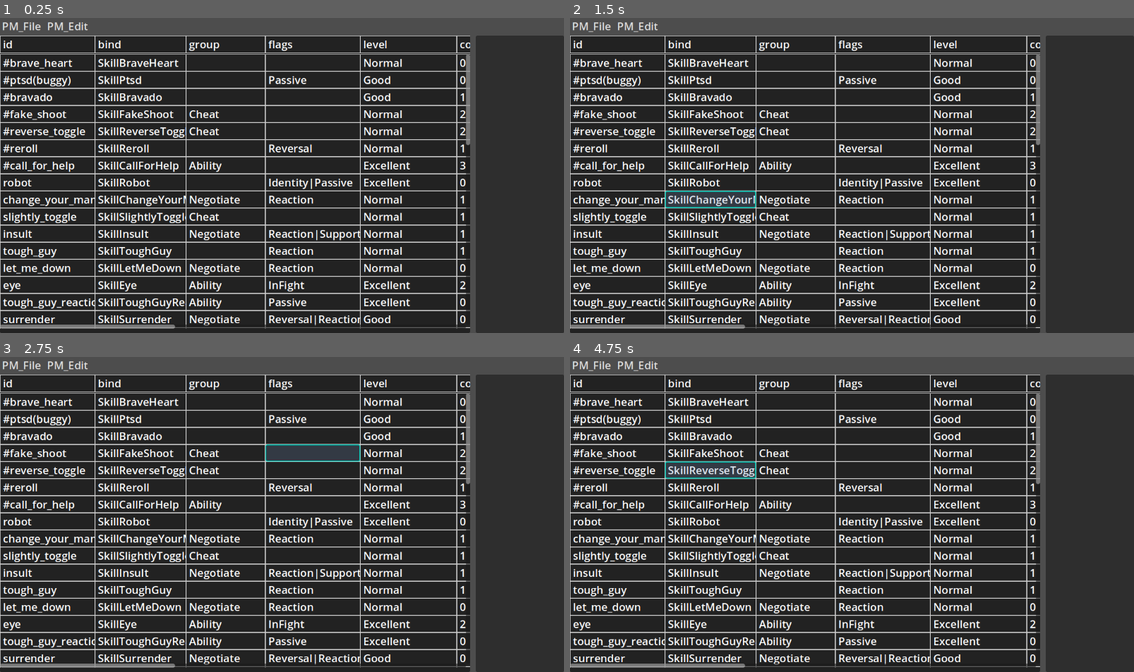
Above: before the commit, frames 1-4 (two rows, left to right).
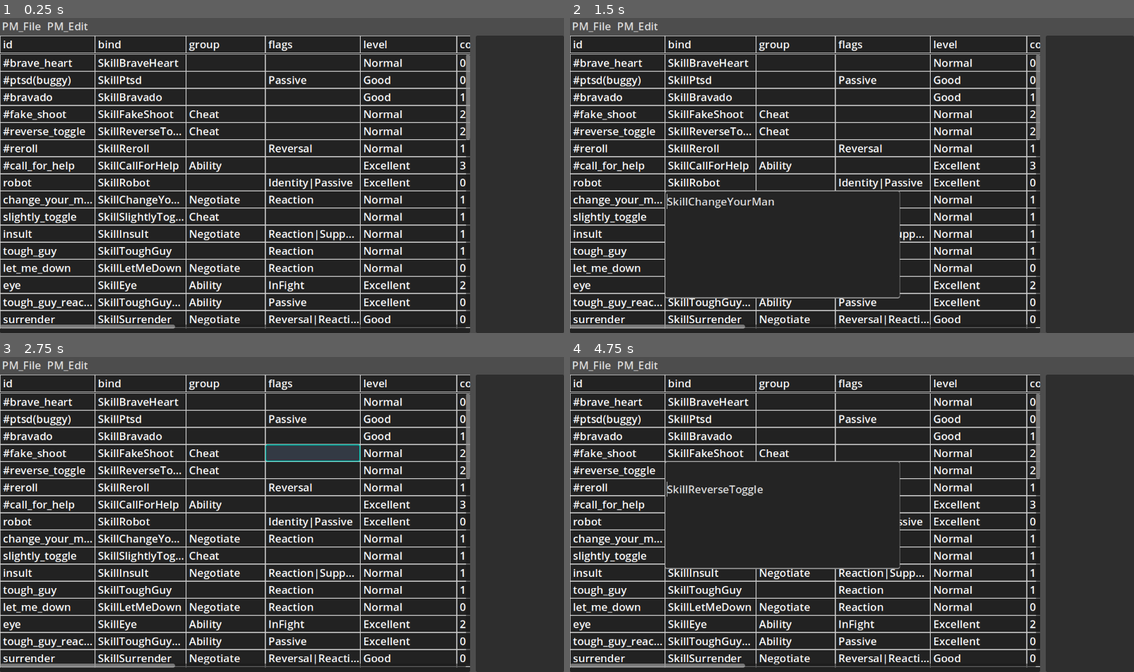
Above: after the commit, the same moments.

Repository: CoolDove/tabro
Game: Godot game, scene res://main.tscn
The game is run twice, just before and just after one commit, with the same random seed, the same clock (stepped at 60 frames per second) and the same inputs.
Inputs (mouse positions are in pixels of both pictures, inside the frame that each line leads up to):
- Up to frame 1 (0.25 s): no input
- Up to frame 2 (1.5 s): tap Enter at 0.5, 0.6 s; move the mouse to (976, 159) at 0.52 s; hold Ctrl 0.53-1.28 s; click (976, 159) at 0.67 s; tap Space at 1.25 s; move the mouse to (739, 191) at 1.27 s; tap Ctrl at 1.35 s; click (739, 191) at 1.42 s
- Up to frame 3 (2.75 s): tap Enter at 1.55, 2, 2.1 s; move the mouse to (338, 445) at 2.02 s; hold Ctrl from 2.03 s (still down); click (338, 445) at 2.17 s
- Up to frame 4 (4.75 s): tap Space at 2.75, 4.25 s; move the mouse to (823, 577) at 2.77 s; release Ctrl at 2.78 s; tap Ctrl at 2.85, 4.35 s; click (823, 577) at 2.92 s; tap Enter at 3.05, 3.5, 3.6, 4.55 s; move the mouse to (1021, 561) at 3.52 s; hold Ctrl 3.53-4.28 s; click (1021, 561) at 3.67 s; tap Escape at 4.15 s; move the mouse to (682, 467) at 4.27 s; click (682, 467) at 4.42 s

The runs differ from the first frame. In frame 1, 0.3% of the frame differs, in the area x 14-84%, y 34-97%; in frame 2, 4.8%; in frame 3, 0.3%; in frame 4, 4.6%.

Commit message:
edit cell value

Diff:
--- a/resources/theme_tabro_default.tres
+++ b/resources/theme_tabro_default.tres
@@ -15,11 +15,66 @@
 corner_radius_bottom_left = 4
 anti_aliasing_size = 0.5
 
+[sub_resource type="StyleBoxFlat" id="StyleBoxFlat_2vkvc"]
+content_margin_left = 4.0
+content_margin_top = 4.0
+content_margin_right = 4.0
+content_margin_bottom = 4.0
+bg_color = Color(0.14117648, 0.14117648, 0.14117648, 1)
+border_width_left = 1
+border_width_top = 1
+border_width_right = 1
+border_width_bottom = 2
+border_color = Color(1, 1, 1, 0.6)
+corner_radius_top_left = 3
+corner_radius_top_right = 3
+corner_radius_bottom_right = 3
+corner_radius_bottom_left = 3
+corner_detail = 5
+
+[sub_resource type="StyleBoxFlat" id="StyleBoxFlat_coj2h"]
+content_margin_left = 4.0
+content_margin_top = 4.0
+content_margin_right = 4.0
+content_margin_bottom = 4.0
+bg_color = Color(0.14117648, 0.14117648, 0.14117648, 1)
+border_width_left = 1
+border_width_top = 1
+border_width_right = 1
+border_width_bottom = 2
+border_color = Color(0, 0, 0, 1)
+corner_radius_top_left = 3
+corner_radius_top_right = 3
+corner_radius_bottom_right = 3
+corner_radius_bottom_left = 3
+corner_detail = 5
+
+[sub_resource type="StyleBoxFlat" id="StyleBoxFlat_v58ho"]
+content_margin_left = 4.0
+content_margin_top = 4.0
+content_margin_right = 4.0
+content_margin_bottom = 4.0
+bg_color = Color(0.20152658, 0.20152658, 0.20152652, 1)
+border_width_left = 1
+border_width_top = 1
+border_width_right = 1
+border_width_bottom = 2
+border_color = Color(0.41981313, 0.41981313, 0.4198131, 1)
+corner_radius_top_left = 3
+corner_radius_top_right = 3
+corner_radius_bottom_right = 3
+corner_radius_bottom_left = 3
+corner_detail = 5
+
 [resource]
 HoverHighlightMark/base_type = &"Panel"
 HoverHighlightMark/styles/panel = SubResource("StyleBoxFlat_ubs4u")
-RichTextLabel/styles/focus = ExtResource("1_ubs4u")
-RichTextLabel/styles/normal = ExtResource("1_ubs4u")
+RichTextLabel/styles/focus = ExtResource("1_coj2h")
+RichTextLabel/styles/normal = ExtResource("1_coj2h")
 TableCell/base_type = &"RichTextLabel"
-TableCell/styles/focus = ExtResource("1_ubs4u")
-TableCell/styles/normal = ExtResource("1_ubs4u")
+TableCell/styles/focus = ExtResource("1_coj2h")
+TableCell/styles/normal = ExtResource("1_coj2h")
+TextEdit/colors/selection_color = Color(0.27640644, 0.54240066, 0.63761353, 1)
+TextEdit/styles/focus = SubResource("StyleBoxFlat_2vkvc")
+TextEdit/styles/normal = SubResource("StyleBoxFlat_coj2h")
+TextEdit/styles/read_only = SubResource("StyleBoxFlat_v58ho")
--- /dev/null
+++ b/scenes/cell_value_edit.gd
@@ -0,0 +1,69 @@
+extends Control
+class_name CellValueEdit
+
+enum CellType { STRING }
+
+@export var initial_value : Variant
+@export var cell_type : CellType
+
+var _editor : Control
+
+var _canceled : bool
+
+signal on_edit_finish(value)
+signal on_edit_cancel
+
+func _init(value: Variant = null, type:CellType=CellType.STRING):
+	self.initial_value = value
+	self.cell_type = type
+
+func _ready():
+	match cell_type:
+		CellType.STRING:
+			var te = _create_text_edit()
+			te.call_deferred("grab_focus")
+			te.focus_exited.connect(func():
+				if _canceled:
+					return
+				on_edit_finish.emit(te.text)
+				queue_free()
+			)
+			_editor = te
+
+func _enter_tree():
+	if _editor != null:
+		_editor.call_deferred("grab_focus")
+
+func _input(e):
+	if e is InputEventMouseButton:
+		var lmpos = get_local_mouse_position()
+		if lmpos.x < 0 or lmpos.y < 0 or lmpos.x >= size.x or lmpos.y >= size.y:
+			_editor.release_focus()
+
+func _create_text_edit() -> TextEdit:
+	var te = TextEdit.new()
+	if initial_value is String:
+		te.text = initial_value
+	te.set_anchors_preset(PRESET_FULL_RECT)
+	add_child(te)
+	te.call_deferred("grab_focus")
+	var script = GDScript.new()
+	script.source_code = """
+extends TextEdit
+signal gui_event_handle(e)
+func _gui_input(e):
+	gui_event_handle.emit(e)
+"""
+
+	script.reload()
+	te.set_script(script)
+	te.connect("gui_event_handle", func(e: InputEvent):
+		if e is InputEventKey:
+			if e.keycode == KEY_ESCAPE and e.pressed:
+				_canceled = true
+				queue_free()
+				on_edit_cancel.emit()
+			elif e.keycode == KEY_ENTER and e.ctrl_pressed:
+				te.release_focus()
+	)
+	return te
--- /dev/null
+++ b/scenes/cell_value_edit.tscn
@@ -0,0 +1,13 @@
+[gd_scene load_steps=2 format=3 uid="uid://dhr070wey5wkb"]
+
+[ext_resource type="Script" uid="uid://bft0hs6o6mjvg" path="res://scenes/cell_value_edit.gd" id="1_66hxt"]
+
+[node name="CellValueEdit" type="Control"]
+layout_mode = 3
+anchors_preset = 15
+anchor_right = 1.0
+anchor_bottom = 1.0
+grow_horizontal = 2
+grow_vertical = 2
+script = ExtResource("1_66hxt")
+metadata/_edit_group_ = true
--- a/scenes/table_edit.gd
+++ b/scenes/table_edit.gd
@@ -6,8 +6,10 @@
 @onready var gridscroller = $ScrollContainer
 @onready var grid = $ScrollContainer/Grid
 
-
 @onready var _grid_hover_highlight_mark = $HoverHighlightMark
+
+
+var cell_value_edit : CellValueEdit
 
 var data : CsvData:
 	get:
@@ -24,6 +26,9 @@
 
 var select_region : Rect2i
 var hover_cell : Vector2i
+var is_hover_cell_valid :bool:
+	get:
+		return hover_cell.x >= 0 and hover_cell.y >= 0
 
 class Field:
 	var name : String
@@ -81,7 +86,7 @@
 	# Visual stuff
 	remove_child(_grid_hover_highlight_mark)
 
-func _input(event):
+func _gui_input(event):
 	if event is InputEventMouseMotion:
 		_update_hover()
 	elif event is InputEventMouseButton:
@@ -90,18 +95,35 @@
 				MOUSE_BUTTON_WHEEL_UP:
 					var th = Main.instance.theme
 					th.default_font_size = min(th.default_font_size + 1, cell_height)
+					refresh()
 				MOUSE_BUTTON_WHEEL_DOWN:
 					var th = Main.instance.theme
 					th.default_font_size = max(th.default_font_size - 1, 6)
+					refresh()
+		else:
+			match event.button_index:
+				MOUSE_BUTTON_LEFT:
+					if is_hover_cell_valid:
+						var celledit = _get_celledit_from_hover_cell(hover_cell)
+						var data_row_idx = hover_cell.y + 1
+						var data_col_idx = hover_cell.x
+						if celledit != null:
+							var edit = CellValueEdit.new(data.records[data_row_idx][data_col_idx], CellValueEdit.CellType.STRING)
+							edit.size = Vector2(480, 220)
+							add_child(edit)
+							edit.global_position = celledit.global_position
+							cell_value_edit = edit
+							edit.on_edit_finish.connect(func(value):
+								data.records[data_row_idx][data_col_idx] = value
+								call_deferred("refresh")
+							)
 		_update_hover()
-
-func _auto_adjust_cellheight():
-	cell_height = max(Main.instance.theme.default_font_size + 4, 32)
 
 func _update_hover():
 	var grid_mpos = gridscroller.get_local_mouse_position()
 	var new_hover_cell
-	if grid_mpos.x < 0 or grid_mpos.y < 0 or grid_mpos.x > gridscroller.size.x or grid_mpos.y > gridscroller.size.y:
+	var is_outside = grid_mpos.x < 0 or grid_mpos.y < 0 or grid_mpos.x > gridscroller.size.x or grid_mpos.y > gridscroller.size.y
+	if is_outside or cell_value_edit != null:
 		new_hover_cell = Vector2i(-1,-1)
 	else:
 		var hovery = floori((grid_mpos.y + gridscroller.scroll_vertical) / cell_height)
@@ -161,8 +183,7 @@
 		fields.push_back(field)
 
 		# Set field edit
-		celledit.vertical_alignment = VERTICAL_ALIGNMENT_CENTER
-		celledit.theme_type_variation = "TableCell"
+		_initialize_celledit(celledit)
 		celledit.text = f
 		celledit.custom_minimum_size = Vector2(field.width, titleline.size.y)
 
@@ -189,11 +210,28 @@
 		for f in range(0, row.size()):
 			var celledit = linectnr.get_child(f)
 			# Set cell edit
-			celledit.vertical_alignment = VERTICAL_ALIGNMENT_CENTER
-			celledit.theme_type_variation = "TableCell"
-			celledit.text = "%s" % row[f]
-			celledit.set("clip_text", true)
+			_initialize_celledit(celledit)
+			var content = row[f]
+			if content is String:
+				var n = content.find("\n")
+				if n != -1:
+					celledit.text = "%s…" % content.substr(0, n)
+				else:
+					celledit.text = content
+			else:
+				celledit.text = "%s" % content
 			celledit.custom_minimum_size = Vector2(fields[f].width, cell_height)
+	cell_height = max(Main.instance.theme.default_font_size + 12, 32)
+
+# You can always call this after either creating a celledit or getting from a pool
+func _initialize_celledit(celledit: Label):
+	celledit.size_flags_vertical = Control.SIZE_EXPAND_FILL
+	celledit.vertical_alignment = VERTICAL_ALIGNMENT_CENTER
+	celledit.theme_type_variation = "TableCell"
+	celledit.autowrap_mode = TextServer.AUTOWRAP_OFF
+	celledit.clip_text = true
+	celledit.text_overrun_behavior = TextServer.OVERRUN_TRIM_ELLIPSIS
+	celledit.max_lines_visible = 1
 
 func _recycle_free_line(line: HBoxContainer):
 	for e in line.get_children():
Not shown: 1 places in resources/theme_tabro_default.tres that only renumber resources
Not shown, added: scenes/cell_value_edit.gd.uid
